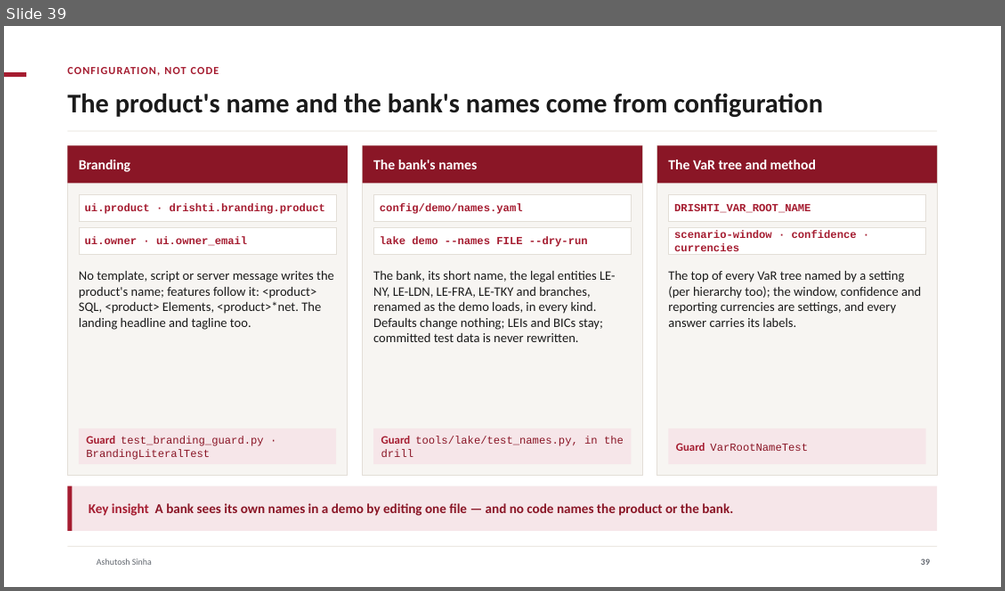
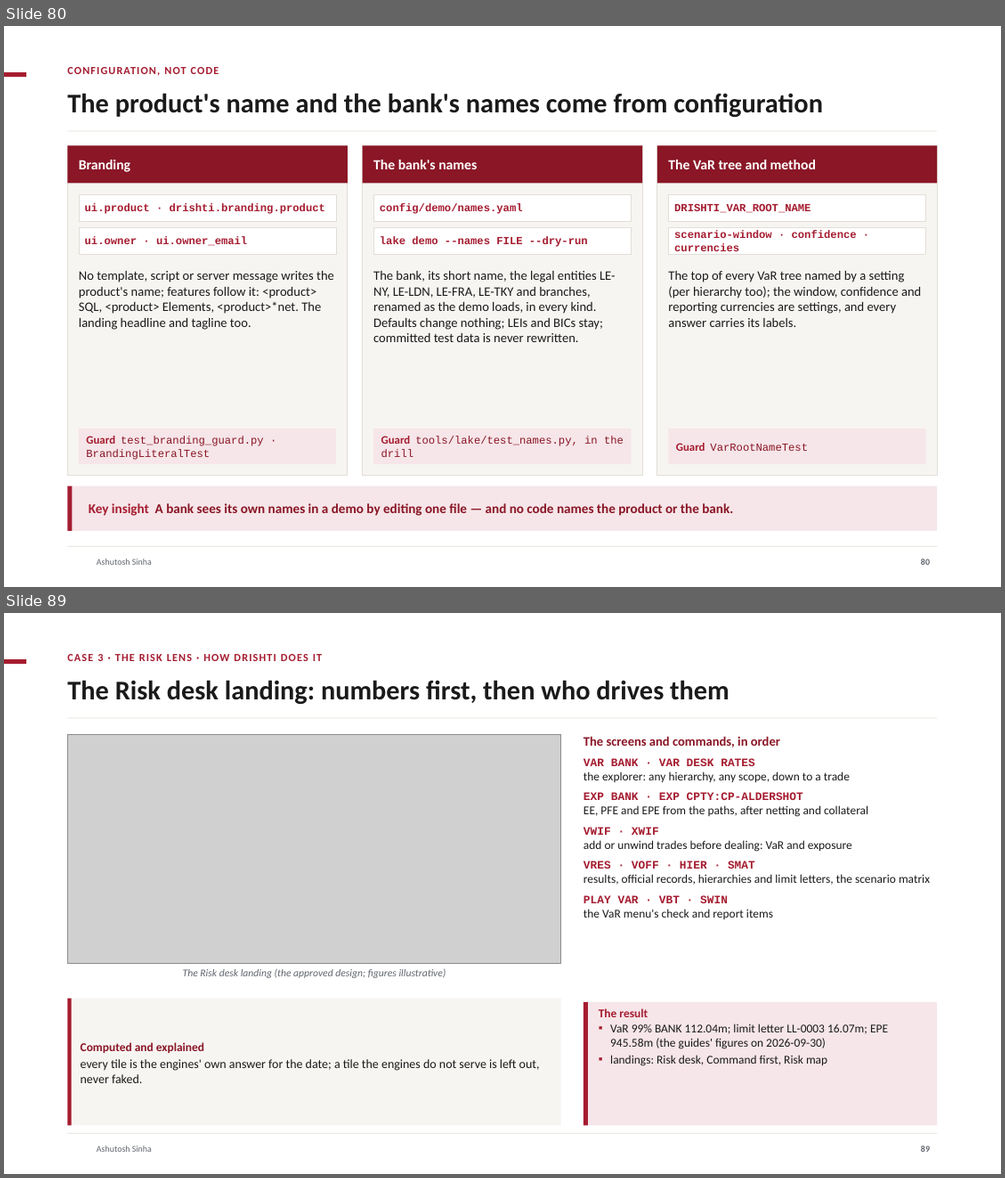
Before and after one commit to ajsinha/drishti, a slide deck: docs/publications/Drishti-Design-and-Evidence.pptx. Shown one above the other, each under a label of ours: slide 39 before the commit, slides 80 and 89 after it; the slides between them are not shown. The pictures are 1005x591 and 1005x1178 pixels, drawn with LibreOffice and Linux fonts; fonts in the diff are those of the drawing; grey boxes stand for pictures; background and template pictures are left out. Boxes give left, top, right and bottom in pixels: in the first picture for what was removed or moved away, otherwise in the second. Text is boxed around its words. In the diff, an @@ line names an element or a change of style, - is before the commit and + after.

Commit message:
Decks: Design-and-Evidence retold as a platform to see, aggregate and analyse any data (148 slides): why one platform and what it replaces, the platform in one picture, new chapters Aggregate and Explain and trust, BI expanded (the model architecture, one model for many analyses, where analytics goes next), risk as one family of computed analytics (the stress window, backtesting, signed report runs), ten case studies, the lake on AWS, the memory model as designed (targets to be measured), the themed roadmap

```diff
--- a/docs/publications/Drishti-Design-and-Evidence.pptx
+++ b/docs/publications/Drishti-Design-and-Evidence.pptx
@@ slide 89 added at bbox=[4, 613, 1001, 1174], background #FFFFFF; not listed: 3 template elements that a slide beside it also shows @@
@@ text added at bbox=[67, 654, 322, 661], 10.5 pt, text #A51C30, bold @@
+CASE 3 · THE RISK LENS · HOW DRISHTI DOES IT
@@ title added at bbox=[67, 680, 729, 704], 26 pt, text #1A1A1A, bold @@
+The Risk desk landing: numbers first, then who drives them
@@ rectangle added at bbox=[67, 718, 938, 718], fill #E3DED7 @@
@@ picture added at bbox=[67, 735, 561, 963] @@
@@ text added at bbox=[583, 736, 780, 747], 12.5 pt, text #8A1626, bold @@
+The screens and commands, in order
@@ text added at bbox=[583, 758, 930, 919], 11.5 pt, text #1A1A1A @@
+VAR BANK · VAR DESK RATES
+the explorer: any hierarchy, any scope, down to a trade
+EXP BANK · EXP CPTY:CP-ALDERSHOT
+EE, PFE and EPE from the paths, after netting and collateral
+VWIF · XWIF
+add or unwind trades before dealing: VaR and exposure
+VRES · VOFF · HIER · SMAT
+results, official records, hierarchies and limit letters, the scenario matrix
+PLAY VAR · VBT · SWIN
+the VaR menu's check and report items
@@ text added at bbox=[183, 968, 446, 978], 10 pt, text #61666E, italic @@
+The Risk desk landing (the approved design; figures illustrative)
@@ rectangle added at bbox=[67, 998, 561, 1126], fill #F7F5F2 @@
@@ rectangle added at bbox=[67, 998, 72, 1126], fill #A51C30 @@
@@ rectangle added at bbox=[583, 1002, 938, 1126], fill #F6E6E9 @@
@@ rectangle added at bbox=[583, 1002, 588, 1126], fill #A51C30 @@
@@ text added at bbox=[599, 1008, 888, 1066], 11.5 pt, text #1A1A1A @@
+The result
+▪ VaR 99% BANK 112.04m; limit letter LL-0003 16.07m; EPE 945.58m (the guides' figures on 2026-09-30)
+▪ landings: Risk desk, Command first, Risk map
@@ text added at bbox=[81, 1042, 540, 1083], 12 pt, text #1A1A1A @@
+Computed and explained
+every tile is the engines' own answer for the date; a tile the engines do not serve is left out, never faked.
@@ page number added at bbox=[921, 1145, 930, 1151], 8.5 pt, text #61666E, bold @@
+89
@@ what was slide 39 is now slide 80 @@
@@ page number at bbox=[921, 558, 930, 564]: text changed @@
-39
+80
```
Also in this commit, not shown: 15 slides changed, 53 other slides added, 5 slides removed, 1 other file.
